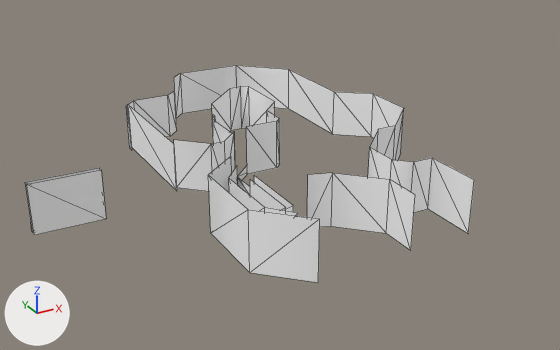
Renders of the glTF model Models/level-6-tree-wall.glb from each side of a commit.
Camera for both pictures: a camera (50 mm lens) standing at (-144.7, -337.2, 171.6) and looking at (23.9, -30.5, 18.3). The lights are fixed; the arrows at lower left show +X, +Y and +Z. The picture after the commit comes second. Mesh edges are drawn as thin lines. Vertices at exactly the same position are counted once.

The first picture shows 'level-6-tree-wall'.
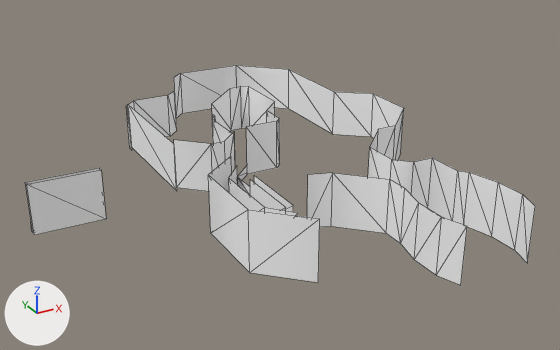
Commit message: working on level 6

Diff of the bpy script that builds the scene:
```diff
--- a/Models/level-6-tree-wall.glb.py
+++ b/Models/level-6-tree-wall.glb.py
@@ me_level_6_tree_wall @@
 # used by ob_level_6_tree_wall; location = (0.0, 0.0, 0.0)
-me_level_6_tree_wall.from_pydata(...)  # 129 vertices, 98 faces; spans x -90.0..105.0, y -112.0..98.0, z -6.0..37.0
+me_level_6_tree_wall.from_pydata(...)  # 143 vertices, 112 faces; spans x -90.0..105.0, y -144.0..98.0, z -6.0..37.0
+# me_level_6_tree_wall part 1
+# 1 vertex is removed from x 74.0, y -112.0, z 37.0
+# 1 face is deleted
+# 3 vertices move from x 42.0..74.0, y -112.0, z 11.0..37.0 to x 42.0..74.0, y -105.0..-102.0, z 11.0..37.0
+# 7 vertices are added at x 39.0..80.0, y -144.0..-105.0, z 11.0
+# 8 new vertices lie (0.0, 0.0, 26.0) away from vertices in x 39.0..80.0, y -144.0..-105.0, z 11.0
+# 15 new faces join them
 me_level_6_tree_wall.materials.append(mat_defaultmaterial)
```

Where the change shows, as pixel boxes (x1, y1, x2, y2) in the pictures (560 x 350 px):
'level-6-tree-wall', reshaped (14% wider): before (25, 65, 474, 282); after (25, 65, 535, 285)
part 1 of me_level_6_tree_wall, built on: before (433, 158, 474, 232); after (401, 158, 535, 285)
